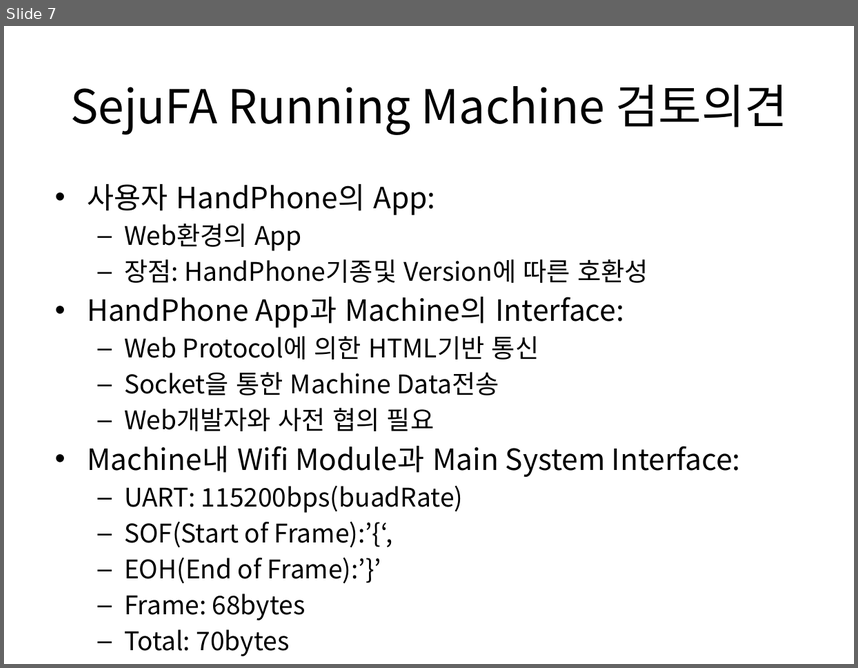
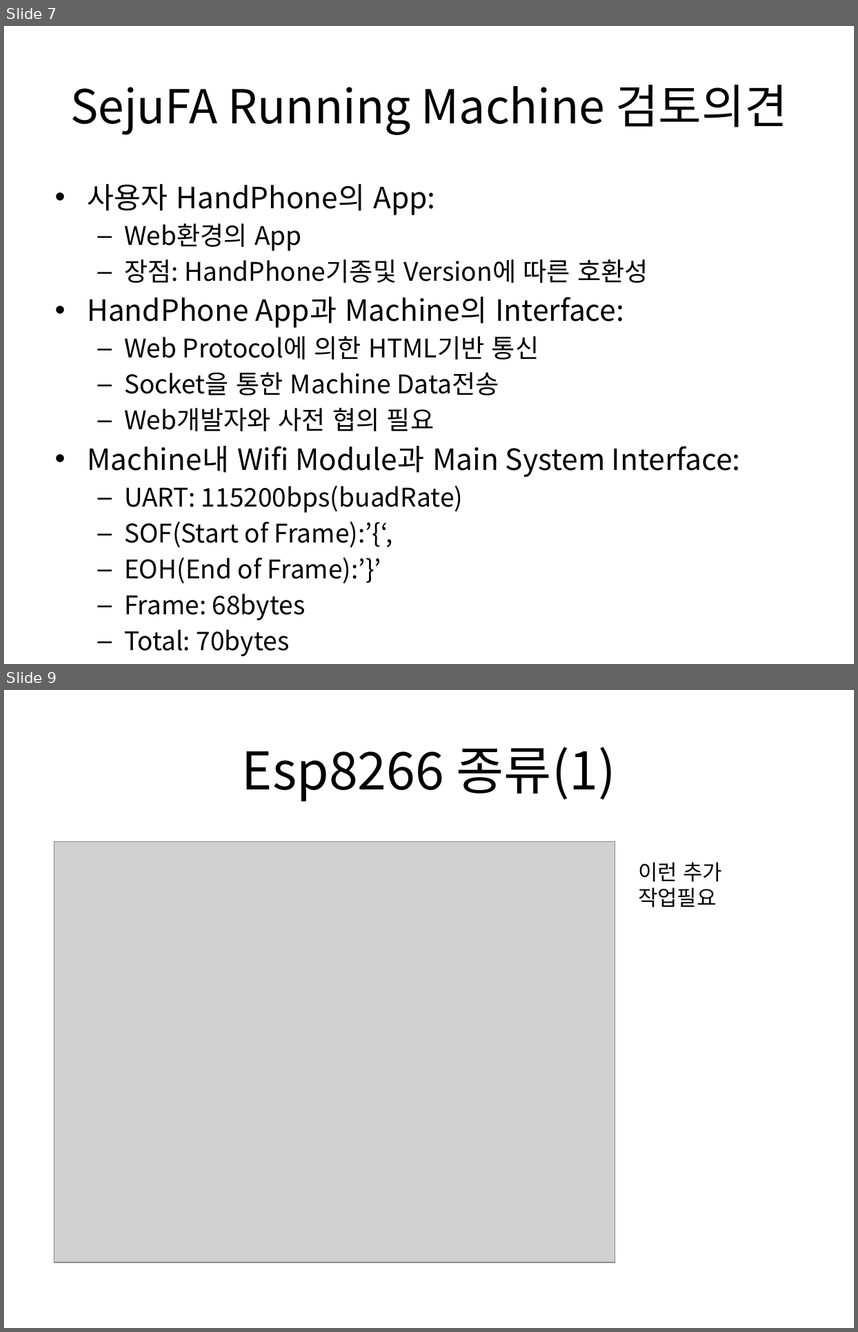
Before and after one commit to ihong9059/esp8266, a slide deck: 세주Project/세주FA.pptx. Shown one above the other, each under a label of ours: slide 7 before the commit, slides 7 and 9 after it; the slides between them are not shown. The pictures are 858x668 and 858x1332 pixels, drawn with LibreOffice and Linux fonts; fonts in the diff are those of the drawing; grey boxes stand for pictures. Boxes give left, top, right and bottom in pixels: in the first picture for what was removed or moved away, otherwise in the second. Text is boxed around its words. In the diff, an @@ line names an element or a change of style, - is before the commit and + after.

```diff
--- a/세주Project/세주FA.pptx
+++ b/세주Project/세주FA.pptx
@@ slide 9 added at (4,690,854,1328), background #FFFFFF @@
@@ title added at (242,747,616,802), 44 pt, text #000000 @@
+Esp8266 종류(1)
@@ picture added at (54,841,615,1262) @@
@@ text added at (638,862,722,907), 18 pt, text #000000 @@
+이런 추가 작업필요
```
Also in this commit, not shown: 6 other slides added, 15 other files.
